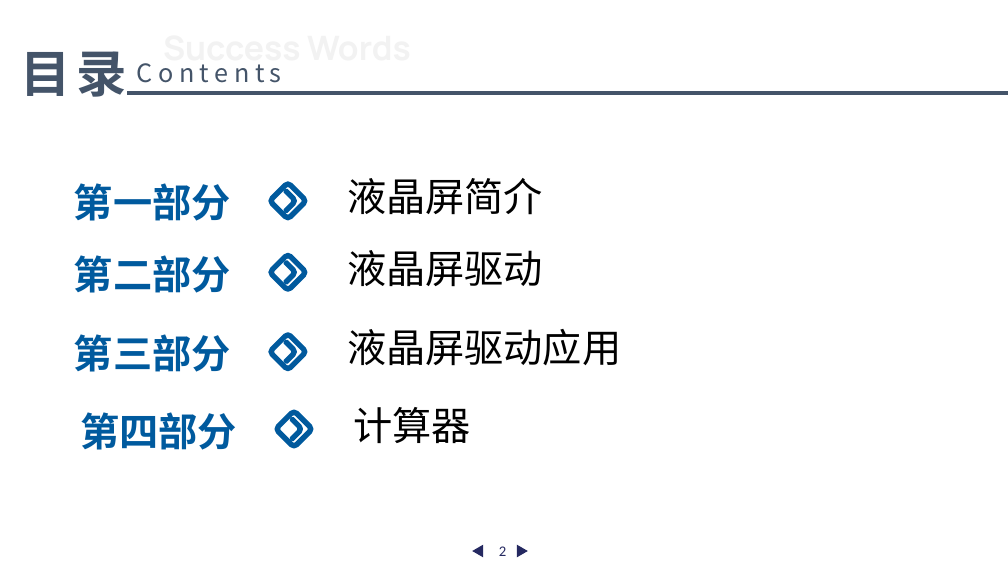
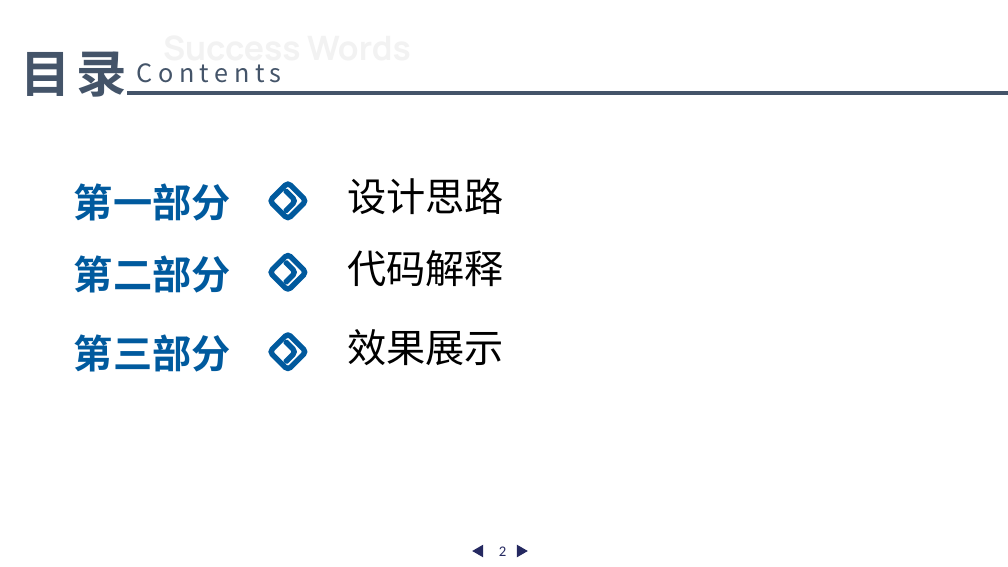
Before and after one commit to yangzl2014/Study-Python, a slide deck: slide 2 of trailbreaker/刘震宇/计算器/LCD液晶显示屏与计算器.pptx. Drawn at 1008x567 pixels with LibreOffice and Linux fonts; fonts in the diff are those of the drawing; background and template pictures are left out. Boxes give left, top, right and bottom in pixels: in the first picture for what was removed or moved away, otherwise in the second. Text is boxed around its words. In the diff, an @@ line names an element or a change of style, - is before the commit and + after.

Commit message:
计算器部分修改

```diff
--- a/trailbreaker/刘震宇/计算器/LCD液晶显示屏与计算器.pptx
+++ b/trailbreaker/刘震宇/计算器/LCD液晶显示屏与计算器.pptx
@@ text at [347, 178, 504, 214]: text changed @@
-液晶屏简介
+设计思路
@@ text at [347, 250, 504, 287]: text changed @@
-液晶屏驱动
+代码解释
@@ text at [347, 329, 504, 365]: text changed @@
-液晶屏驱动应用
+效果展示
@@ text removed at [80, 412, 237, 450] @@
-第四部分
@@ freeform shape removed at [274, 409, 314, 449] @@
@@ freeform shape removed at [282, 418, 304, 440] @@
@@ text removed at [353, 407, 470, 443] @@
-计算器
```
Also in this commit, not shown: 5 slides added, 10 slides removed, 2 other files.
